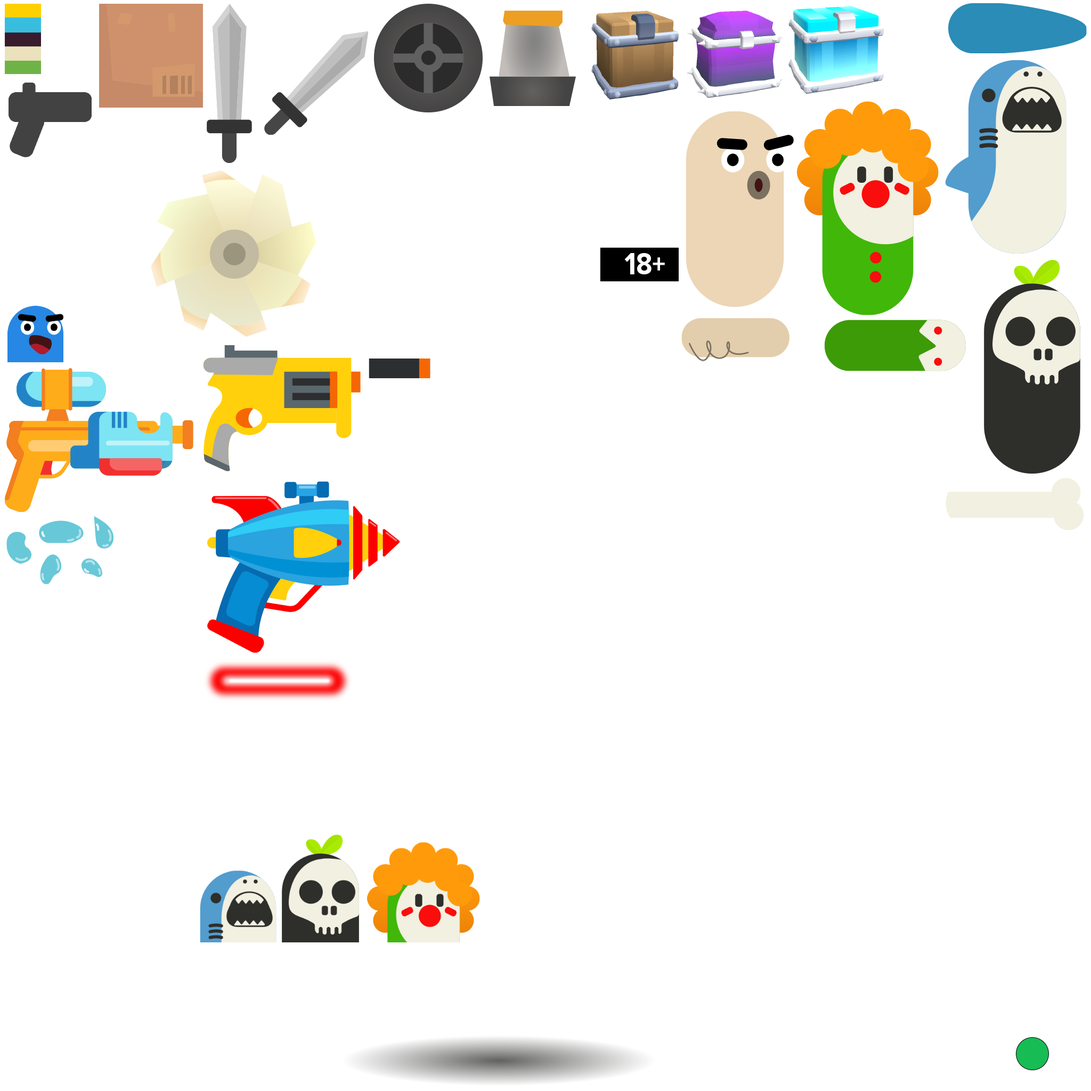
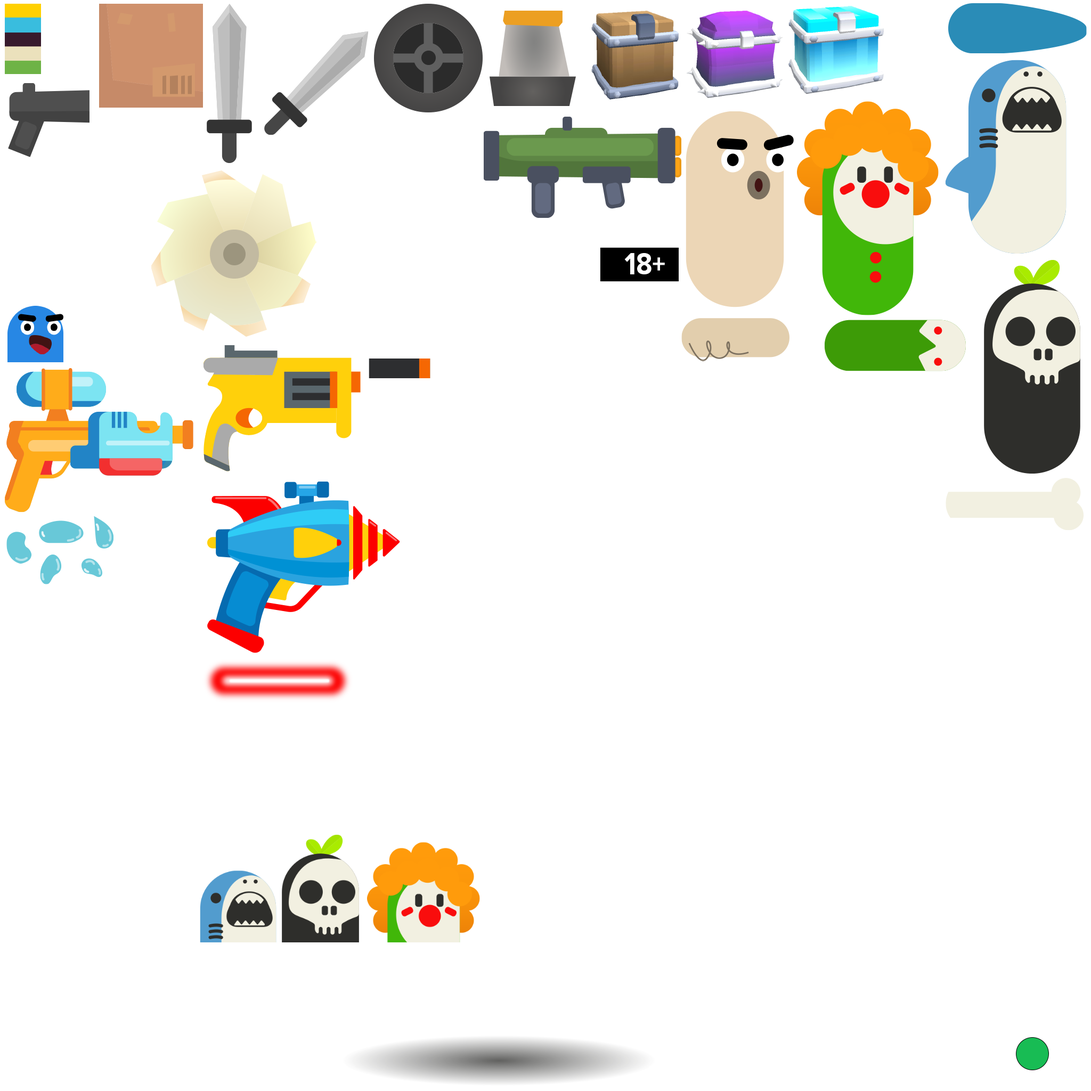
Layer changes from the first 1091 x 1091 image to the second:
added layer "Layer 41" above "Layer 40" over [483, 116, 682, 218]
renamed "Layer 9" to "Layer 40", moved it above "Layer 39", painted on it over [7, 82, 92, 158]
